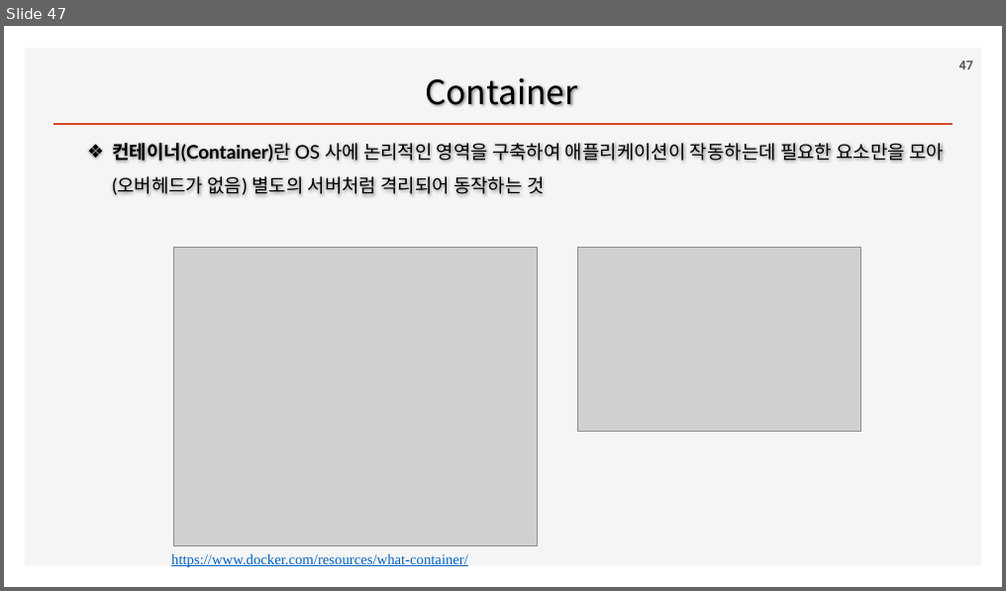
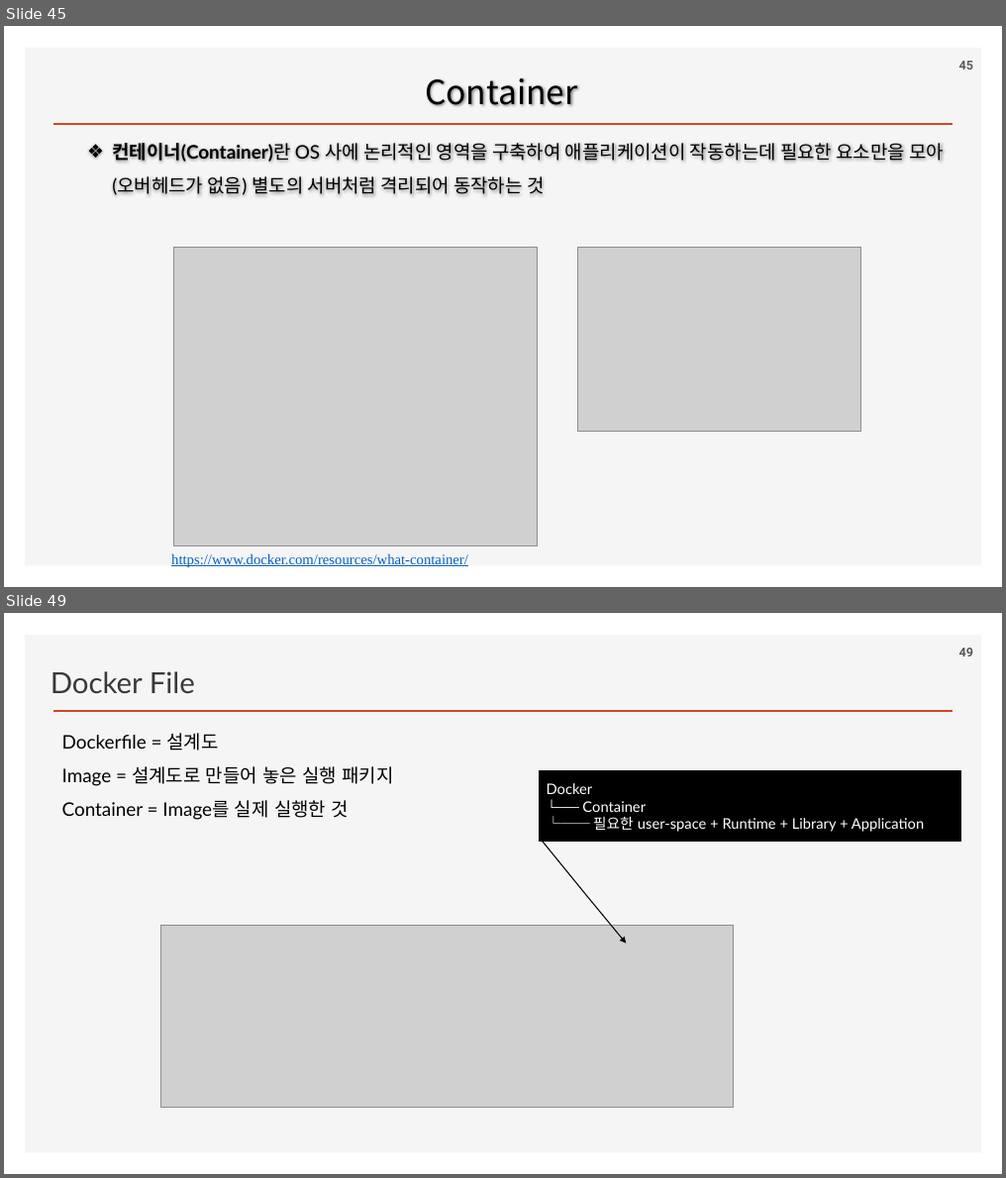
Before and after one commit to ancestor9/2026_Fall_Application-Deployment, a slide deck: App Deployment.pptx. Shown one above the other, each under a label of ours: slide 47 before the commit, slides 45 and 49 after it; the slides between them are not shown. The pictures are 1006x591 and 1006x1178 pixels, drawn with LibreOffice and Linux fonts; fonts in the diff are those of the drawing; grey boxes stand for pictures; background and template pictures are left out. Boxes give left, top, right and bottom in pixels: in the first picture for what was removed or moved away, otherwise in the second. Text is boxed around its words. In the diff, an @@ line names an element or a change of style, - is before the commit and + after.

```diff
--- a/App Deployment.pptx
+++ b/App Deployment.pptx
@@ slide 49 added at [4, 613, 1002, 1174], background #FFFFFF; not listed: 2 template elements that a slide beside it also shows @@
@@ text added at [51, 671, 195, 693], 28 pt, text #3B3838 @@
+Docker File
@@ page number added at [959, 648, 973, 657], 12 pt, text #595959, bold @@
+49
@@ text added at [62, 733, 393, 820], 18 pt, text #000000 @@
+Dockerfile = 설계도
+Image = 설계도로 만들어 놓은 실행 패키지
+Container = Image를 실제 실행한 것
@@ border callout added at [540, 771, 961, 842], fill #000000, outline #000000 1 pt, 14 pt, text #FFFFFF @@
+Docker
+└── Container
+└── 필요한 user-space + Runtime + Library + Application
@@ picture added at [161, 925, 734, 1108] @@
@@ what was slide 47 is now slide 45 @@
@@ page number at [959, 61, 973, 70]: text changed @@
-47
+45
```
Also in this commit, not shown: 3 slides changed, 9 other slides added, 2 slides removed.
